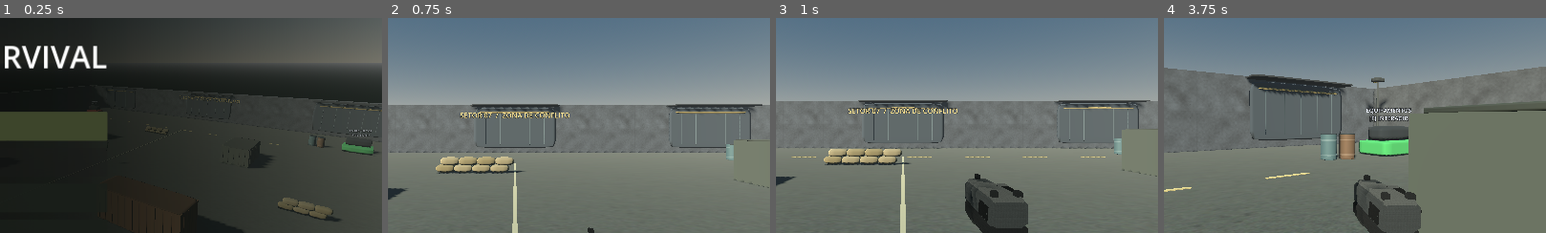
Above: before the commit, frames 1-4 (left to right).
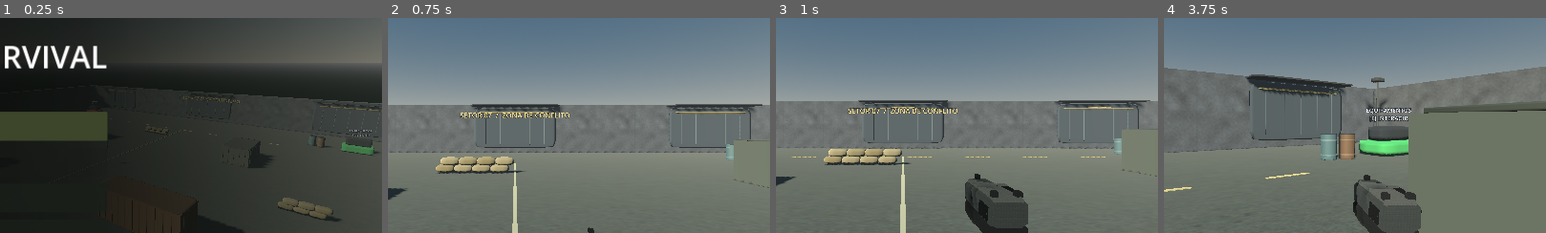
Above: after the commit, the same moments.

Repository: TPollTech/Frontline-Survival
Game: Godot game, scene res://scenes/main.tscn
Two runs of this game, one before a commit and one after it. Both use one fixed random seed, a clock stepped at 60 frames per second and the inputs below.
Inputs (mouse positions are % of the whole screen's width and height, from its top left):
- Up to frame 1 (0.25 s): no input
- Up to frame 2 (0.75 s): click "Novo jogo" at 0.5 s
- Up to frame 3 (1 s): no input
- Up to frame 4 (3.75 s): tap Enter at 1.25, 1.35 s; move the mouse to (55, 50) at 1.27 s; hold W from 1.28 s (still down); click (55, 50) at 1.42 s; tap Space at 1.52, 2.27 s; move the mouse to (45, 50) at 2.02 s; tap Keypad Enter at 2.1 s; move the mouse to (52, 48) at 2.77 s; tap F at 2.85 s; move the mouse to (49, 52) at 3.52 s; tap 1 at 3.6 s; click (49, 52) at 3.67 s
The pictures show only the part of the screen within x 33-83%, y 24-74%; the shares and areas given below are measured in that part.

The runs differ from the first frame. In frame 1, less than 0.1% of the frame differs, in the area x 25-98%, y 42-64%; in frame 2, less than 0.1%; in frame 3, less than 0.1%; in frame 4, 0.2%, in the area x 41-64%, y 56-65%.

Commit message:
feat(lod): extend independent world LOD to container corners, barrels and purchase stations

Diff:
--- a/scripts/main.gd
+++ b/scripts/main.gd
@@ -465,7 +465,7 @@
     return part
 
 func _add_container(at: Vector3, dimensions: Vector3, color: Color) -> void:
-    _add_box(at, dimensions, color)
+    var blocker := _add_box(at, dimensions, color) as StaticBody3D
     var dark := color.darkened(0.22)
     _add_box(at + Vector3(0, dimensions.y * 0.5 + 0.015, 0), Vector3(dimensions.x + 0.08, 0.05, dimensions.z + 0.08), dark, false)
     for i in range(int(dimensions.x / 0.48)):
@@ -475,9 +475,19 @@
     for i in range(int(dimensions.z / 0.48)):
         var z: float = at.z - dimensions.z * 0.5 + 0.24 + float(i) * 0.48
         _add_box(Vector3(at.x + dimensions.x * 0.5 + 0.026, at.y, z), Vector3(0.045, dimensions.y - 0.12, 0.038), dark, false)
+    var corners: Array[MeshInstance3D] = []
+    var corner_levels: Array = []
+    var corner_size := Vector3(0.08, dimensions.y + 0.05, 0.10)
     for side in [-1.0, 1.0]:
         var sx: float = side
-        _add_box(Vector3(at.x + sx * (dimensions.x * 0.5), at.y, at.z), Vector3(0.08, dimensions.y + 0.05, 0.10), dark, false)
+        var node := _add_box(Vector3(at.x + sx * (dimensions.x * 0.5), at.y, at.z), corner_size, dark, false)
+        var visual := node.get_child(0) as MeshInstance3D
+        var lods := ModelSurface.body_lods(corner_size,ModelSurface.Profile.MACHINED)
+        visual.mesh=lods[0]
+        corners.append(visual)
+        corner_levels.append(lods)
+    if not world_lod.register_assembly(corners,corner_levels,blocker,"structure","container_corners",blocker):
+        push_warning("Container corner LOD rejected; preserving original collision")
 
 func _add_sandbags(center: Vector3, count: int, levels: int) -> void:
     var color := Color(0.52, 0.48, 0.34)
@@ -504,10 +514,18 @@
         push_warning("Barricade LOD rejected; preserving base visual and collision")
 
 func _add_barrel(center: Vector3, color: Color) -> void:
-    _add_cylinder(center + Vector3(0, 0.53, 0), 0.34, 1.05, color)
-    _add_cylinder(center + Vector3(0, 0.83, 0), 0.35, 0.055, color.lightened(0.16))
-    _add_cylinder(center + Vector3(0, 0.20, 0), 0.35, 0.055, color.lightened(0.13))
-    _add_cylinder(center + Vector3(0, 1.07, 0), 0.34, 0.03, Color(0.13, 0.18, 0.19))
+    var parts: Array[MeshInstance3D] = [
+        _add_cylinder(center + Vector3(0, 0.53, 0), 0.34, 1.05, color),
+        _add_cylinder(center + Vector3(0, 0.83, 0), 0.35, 0.055, color.lightened(0.16)),
+        _add_cylinder(center + Vector3(0, 0.20, 0), 0.35, 0.055, color.lightened(0.13)),
+        _add_cylinder(center + Vector3(0, 1.07, 0), 0.34, 0.03, Color(0.13, 0.18, 0.19))]
+    var per_part: Array = []
+    for part in parts:
+        var lods := ModelSurface.cylinder_lods(part.mesh as CylinderMesh)
+        part.mesh=lods[0]
+        per_part.append(lods)
+    if not world_lod.register_assembly(parts,per_part,parts[0],"object","barrel"):
+        push_warning("Barrel LOD rejected; keeping decorative nonblocking policy")
 
 func _add_depot_decor() -> void:
     # Linhas de pista e faixas de seguranca no patio.
@@ -572,8 +590,16 @@
 
 func _add_shop(id: String, title: String, at: Vector3, color: Color) -> void:
     shops.append({"id":id,"name":title,"position":at})
-    _add_box(at + Vector3(0, 0.35, 0), Vector3(2.6, 0.7, 1.8), color, false)
-    _add_box(at + Vector3(0, 1.05, 0), Vector3(2.1, 0.7, 1.0), Color(0.12, 0.16, 0.18), false)
+    var base_size := Vector3(2.6,0.7,1.8)
+    var top_size := Vector3(2.1,0.7,1.0)
+    var base := _add_box(at + Vector3(0,0.35,0),base_size,color,false)
+    var top := _add_box(at + Vector3(0,1.05,0),top_size,Color(0.12,0.16,0.18),false)
+    var parts: Array[MeshInstance3D] = [base.get_child(0) as MeshInstance3D,top.get_child(0) as MeshInstance3D]
+    var per_part: Array = [ModelSurface.body_lods(base_size,ModelSurface.Profile.MACHINED),ModelSurface.body_lods(top_size,ModelSurface.Profile.MACHINED)]
+    for i in range(parts.size()):
+        parts[i].mesh=per_part[i][0]
+    if not world_lod.register_assembly(parts,per_part,base,"object","shop"):
+        push_warning("Shop LOD rejected; preserving interaction and nonblocking policy")
     var label := Label3D.new()
     label.text = title + "\n[F] INTERAGIR"
     label.font_size = 42
--- a/scripts/model_surface.gd
+++ b/scripts/model_surface.gd
@@ -89,3 +89,23 @@
         levels.append(mesh)
     explicit_cache[key] = levels
     return levels
+
+
+# Original CylinderMesh arrays at LOD0; lower tessellation of the same
+# canonical primitive parameters, preserving radius/height/caps and UVs.
+static var cylinder_cache: Dictionary = {}
+static func cylinder_lods(source: CylinderMesh) -> Array[ArrayMesh]:
+    var key := Vector4(source.top_radius,source.bottom_radius,source.height,float(source.radial_segments*100+source.rings))
+    if cylinder_cache.has(key):
+        return cylinder_cache[key]
+    var levels: Array[ArrayMesh] = []
+    for i in range(3):
+        var primitive: CylinderMesh = source if i==0 else source.duplicate()
+        if i>0:
+            primitive.radial_segments = [source.radial_segments,24,12][i]
+            primitive.rings = [source.rings,1,0][i]
+        var mesh := ArrayMesh.new()
+        mesh.add_surface_from_arrays(Mesh.PRIMITIVE_TRIANGLES,primitive.get_mesh_arrays())
+        levels.append(mesh)
+    cylinder_cache[key]=levels
+    return levels
--- a/scripts/world_lod.gd
+++ b/scripts/world_lod.gd
@@ -1,11 +1,14 @@
 extends RefCounted
-## Explicit LOD for static barricade assemblies. No physics changes on swap.
+## Explicit LOD for static world assemblies. No physics changes on swap.
 const Selector = preload("res://tools/asset_pipeline/runtime/lod_selector.gd")
 # Runtime subset of canonical parametric/lod.py BUDGETS["structure"].
 # CI checks these values against that source.
 const TRIANGLE_CAPS := [20000,8000,2000]
 const COLLIDER_CAP := 24
 const MATERIAL_CAP := 8
+const OBJECT_TRIANGLE_CAPS := [8000,2800,700]
+const OBJECT_COLLIDER_CAP := 8
+const OBJECT_MATERIAL_CAP := 4
 const STARTS: Array[float] = [0.0,12.0,30.0]
 const HYSTERESIS := 1.0
 const UPDATE_INTERVAL := 0.2
@@ -14,40 +17,66 @@
 var elapsed := UPDATE_INTERVAL
 
 func register_barricade(parts: Array[MeshInstance3D], levels: Array[ArrayMesh], blocker: StaticBody3D) -> bool:
-    if parts.is_empty() or parts.size() > MATERIAL_CAP or levels.size() != 3 or levels.has(null):
+    var per_part: Array = []
+    for part in parts:
+        per_part.append(levels)
+    return register_assembly(parts, per_part, blocker, "structure", "barricade", blocker)
+
+func register_assembly(parts: Array[MeshInstance3D], per_part: Array, anchor: Node3D, category: String, family: String, blocker: StaticBody3D = null) -> bool:
+    if category not in ["structure","object"] or not is_instance_valid(anchor) or not anchor.is_inside_tree():
         return false
-    if blocker == null or not blocker.is_inside_tree():
+    var caps: Array = TRIANGLE_CAPS if category=="structure" else OBJECT_TRIANGLE_CAPS
+    var material_cap: int = MATERIAL_CAP if category=="structure" else OBJECT_MATERIAL_CAP
+    var collider_cap: int = COLLIDER_CAP if category=="structure" else OBJECT_COLLIDER_CAP
+    if parts.is_empty() or parts.size()!=per_part.size() or parts.size()>material_cap:
         return false
-    var shapes := blocker.find_children("*","CollisionShape3D",true,false)
-    if shapes.size() != 1 or shapes.size() > COLLIDER_CAP:
-        return false
-    var collision: CollisionShape3D = shapes[0]
-    if not collision.shape is BoxShape3D or collision.disabled:
-        return false
-    var metrics: Array[int] = []
-    var previous := 2147483647
+    var collision: CollisionShape3D = null
+    if blocker!=null:
+        if not blocker.is_inside_tree():
+            return false
+        var shapes := blocker.find_children("*","CollisionShape3D",true,false)
+        if shapes.size()!=1 or shapes.size()>collider_cap:
+            return false
+        collision = shapes[0]
+        if not collision.shape is BoxShape3D or collision.disabled:
+            return false
+    var metrics: Array[int] = [0,0,0]
+    for k in range(parts.size()):
+        var part := parts[k]
+        var levels: Array = per_part[k]
+        if not is_instance_valid(part) or part.skin!=null or levels.size()!=3 or levels.has(null) or part.mesh!=levels[0]:
+            return false
+        if blocker==null:
+            var ancestor: Node = part
+            while ancestor!=null:
+                if ancestor is CollisionObject3D:
+                    return false
+                ancestor=ancestor.get_parent()
+        var previous := 2147483647
+        var ref: AABB = levels[0].get_aabb()
+        for i in range(3):
+            var mesh: ArrayMesh = levels[i]
+            if mesh.get_surface_count()!=1 or mesh.surface_get_primitive_type(0)!=Mesh.PRIMITIVE_TRIANGLES:
+                return false
+            var count := int(mesh.surface_get_array_index_len(0)/3)
+            if count<=0 or count>=previous:
+                return false
+            previous=count
+            metrics[i]+=count
+            var actual := mesh.get_aabb()
+            for axis in range(3):
+                var allowed := maxf(0.000001,ref.size[axis]*0.05)
+                if absf(ref.position[axis]-actual.position[axis])>allowed or absf(ref.end[axis]-actual.end[axis])>allowed:
+                    return false
     for i in range(3):
-        if levels[i].get_surface_count()!=1:
+        if metrics[i]>caps[i]:
             return false
-        var count := int(levels[i].surface_get_array_index_len(0) / 3) * parts.size()
-        if count <= 0 or count >= previous or count > TRIANGLE_CAPS[i]:
-            return false
-        previous = count
-        metrics.append(count)
-        var ref := levels[0].get_aabb()
-        var actual := levels[i].get_aabb()
-        for axis in range(3):
-            var allowed := maxf(0.000001, ref.size[axis] * 0.05)
-            if absf(ref.position[axis]-actual.position[axis]) > allowed or absf(ref.end[axis]-actual.end[axis]) > allowed:
-                return false
     var selector = Selector.new()
     if not selector.configure(STARTS,HYSTERESIS):
         return false
-    for part in parts:
-        if not is_instance_valid(part) or part.skin != null or part.mesh != levels[0]:
-            return false
-    entries.append({"parts":parts.duplicate(),"levels":levels.duplicate(),"blocker":blocker,
-        "shape":collision,"selector":selector,"triangles":metrics,"category":"structure"})
+    entries.append({"parts":parts.duplicate(),"part_levels":per_part.duplicate(),"levels":per_part[0],
+        "anchor":anchor,"blocker":blocker,"shape":collision,"selector":selector,"triangles":metrics,
+        "category":category,"family":family,"collision_policy":"existing_box" if blocker!=null else "nonblocking"})
     return true
 
 func tick(delta: float, camera: Camera3D) -> void:
@@ -63,27 +92,28 @@
     if not camera_position.is_finite():
         return
     for entry in entries:
-        var blocker: StaticBody3D = entry.blocker
-        if not is_instance_valid(blocker):
+        var anchor: Node3D = entry.anchor
+        if not is_instance_valid(anchor):
             continue
         var selector = entry.selector
         var before: int = selector.current
-        var index: int = selector.select(camera_position.distance_to(blocker.global_position))
+        var index: int = selector.select(camera_position.distance_to(anchor.global_position))
         if index < 0 or before == index:
             continue
         # Deliberately only modify visual mesh resources. Material override,
         # transforms, collider resource, body layer/mask remain untouched.
-        for part in entry.parts:
+        for k in range(entry.parts.size()):
+            var part: MeshInstance3D = entry.parts[k]
             if is_instance_valid(part):
-                part.mesh = entry.levels[index]
+                part.mesh = entry.part_levels[k][index]
 
 func snapshot() -> Array[Dictionary]:
     var rows: Array[Dictionary] = []
     for entry in entries:
-        if not is_instance_valid(entry.blocker):
+        if not is_instance_valid(entry.anchor):
             continue
-        rows.append({"category":entry.category,"path":str(entry.blocker.get_path()),
+        rows.append({"category":entry.category,"path":str(entry.anchor.get_path()),"family":entry.family,"collision_policy":entry.collision_policy,
             "level":entry.selector.current,"triangles_by_level":entry.triangles.duplicate(),
-            "material_slots":entry.parts.size(),"colliders":1,"collision_triangles":0,
+            "material_slots":entry.parts.size(),"colliders":1 if entry.blocker!=null else 0,"collision_triangles":0,
             "limits_provisional":true,"hardware_validated":false})
     return rows
--- a/tools/asset_pipeline/runtime/inventory_qa.gd
+++ b/tools/asset_pipeline/runtime/inventory_qa.gd
@@ -424,19 +424,27 @@
 func _registered_world_lods(game: Node3D, registry: Variant) -> Array[Dictionary]:
     var result: Array[Dictionary] = []
     for entry in registry.entries:
-        var blocker: StaticBody3D = entry.blocker
         var part_paths: Array[String] = []
         for part in entry.parts:
             part_paths.append(str(game.get_path_to(part)))
         var levels: Array[Dictionary] = []
-        for i in range(entry.levels.size()):
-            var mesh: ArrayMesh = entry.levels[i]
+        for i in range(3):
             var hashes: Array[String] = []
-            for j in range(mesh.get_surface_count()):
-                hashes.append(_buffer(mesh,j,mesh.surface_get_arrays(j),mesh.surface_get_primitive_type(j)))
-            levels.append({"index":i,"buffer_sha256":hashes,"assembly_triangles":entry.triangles[i]})
-        result.append({"sample":"map_briefing","category":entry.category,"blocker":str(game.get_path_to(blocker)),
-            "shape":str(game.get_path_to(entry.shape)),"parts":part_paths,"levels":levels,
+            var part_buffers: Array = []
+            for part_lods in entry.part_levels:
+                var mesh: ArrayMesh = part_lods[i]
+                var own: Array[String] = []
+                for j in range(mesh.get_surface_count()):
+                    var hash := _buffer(mesh,j,mesh.surface_get_arrays(j),mesh.surface_get_primitive_type(j))
+                    own.append(hash)
+                    if not hashes.has(hash):
+                        hashes.append(hash)
+                part_buffers.append(own)
+            levels.append({"index":i,"buffer_sha256":hashes,"part_buffers":part_buffers,"assembly_triangles":entry.triangles[i]})
+        result.append({"sample":"map_briefing","category":entry.category,"family":entry.family,
+            "anchor":str(game.get_path_to(entry.anchor)),"collision_policy":entry.collision_policy,
+            "blocker":str(game.get_path_to(entry.blocker)) if entry.blocker!=null else null,
+            "shape":str(game.get_path_to(entry.shape)) if entry.shape!=null else null,"parts":part_paths,"levels":levels,
             "starts_m":entry.selector.distances,"hysteresis_m":entry.selector.hysteresis,
             "active_index":entry.selector.current})
     return result
--- a/tools/asset_pipeline/runtime/world_lod_qa.gd
+++ b/tools/asset_pipeline/runtime/world_lod_qa.gd
@@ -29,28 +29,40 @@
     game.combat_hud_root.hide()
     var camera: Camera3D = p.camera
     camera.make_current()
-    if game.world_lod.entries.size()!=4:
-        fail("expected four existing barricades")
+    if game.world_lod.entries.size()!=19:
+        fail("expected 19 assemblies")
         return
     var transitions := [4.,12.,13.2,30.,31.2,30.,28.8,12.,10.8]
     var wanted := [0,0,1,1,2,2,1,1,0]
     var index := 0
+    var captured: Dictionary = {}
     for entry in game.world_lod.entries:
         var body: StaticBody3D = entry.blocker
         var shape: CollisionShape3D = entry.shape
-        var shape_id := shape.shape.get_instance_id()
-        var body_id := body.get_rid()
-        var size: Vector3 = shape.shape.size
-        var transform := shape.global_transform
-        var layer := body.collision_layer
-        var mask := body.collision_mask
+        var shape_id := shape.shape.get_instance_id() if shape!=null else 0
+        var body_id := body.get_rid() if body!=null else RID()
+        var size: Vector3 = shape.shape.size if shape!=null else Vector3.ZERO
+        var transform := shape.global_transform if shape!=null else Transform3D.IDENTITY
+        var layer := body.collision_layer if body!=null else 0
+        var mask := body.collision_mask if body!=null else 0
         var mats: Array[int] = []
         var transforms: Array[Transform3D] = []
         for part in entry.parts:
             mats.append(part.material_override.get_instance_id())
             transforms.append(part.global_transform)
         # Start each selector from the real initial state at near distance.
-        var center: Vector3 = body.global_position
+        var center: Vector3 = entry.anchor.global_position
+        var ray_extent := size.z*.5+.3 if body!=null else 0.5
+        await physics_frame
+        await physics_frame
+        var query := PhysicsRayQueryParameters3D.create(center+Vector3(0,0,ray_extent),center-Vector3(0,0,ray_extent),1)
+        var baseline := entry.anchor.get_world_3d().direct_space_state.intersect_ray(query)
+        if body!=null and (baseline.is_empty() or baseline.collider!=body):
+            fail("baseline blocker ray")
+            return
+        if body==null and not baseline.is_empty():
+            fail("unexpected decorative blocker")
+            return
         for step in range(transitions.size()):
             var dist: float = transitions[step]
             # Take the long direction along the map, camera at eye height.
@@ -66,26 +78,26 @@
             var triangles := 0
             for k in range(entry.parts.size()):
                 var part: MeshInstance3D = entry.parts[k]
-                if part.mesh!=entry.levels[level] or part.material_override.get_instance_id()!=mats[k] or part.global_transform!=transforms[k]:
+                if part.mesh!=entry.part_levels[k][level] or part.material_override.get_instance_id()!=mats[k] or part.global_transform!=transforms[k]:
                     fail("visual mismatch")
                     return
                 triangles+=int(part.mesh.surface_get_array_index_len(0)/3)
-            if triangles!=entry.triangles[level] or shape.shape.get_instance_id()!=shape_id or body.get_rid()!=body_id or shape.shape.size!=size or shape.global_transform!=transform or shape.disabled or body.collision_layer!=layer or body.collision_mask!=mask:
+            if triangles!=entry.triangles[level] or (body!=null and (shape.shape.get_instance_id()!=shape_id or body.get_rid()!=body_id or shape.shape.size!=size or shape.global_transform!=transform or shape.disabled or body.collision_layer!=layer or body.collision_mask!=mask)):
                 fail("collider or budget changed")
                 return
             await physics_frame
             await physics_frame
-            var query:=PhysicsRayQueryParameters3D.create(center+Vector3(0,0,2),center-Vector3(0,0,2),1)
-            var hit:=body.get_world_3d().direct_space_state.intersect_ray(query)
-            if hit.is_empty() or hit.collider!=body or absf(hit.position.z-center.z-size.z*.5)>.002:
+            var hit:=entry.anchor.get_world_3d().direct_space_state.intersect_ray(query)
+            if hit.is_empty()!=baseline.is_empty() or (not hit.is_empty() and (hit.collider!=baseline.collider or hit.position.distance_to(baseline.position)>.002)):
                 fail("actual blocker ray changed")
                 return
-            rows.append({"barricade":index,"distance_m":dist,"level":level,"triangles":triangles,"collider_size":[size.x,size.y,size.z],"hit_z":hit.position.z,"shape_id_unchanged":true})
-            if index==0 and step in [0,2,4]:
+            rows.append({"assembly":index,"family":entry.family,"category":entry.category,"distance_m":dist,"level":level,"triangles":triangles,"collider_size":[size.x,size.y,size.z],"hit_z":hit.position.z if not hit.is_empty() else null,"collision_policy":entry.collision_policy,"shape_id_unchanged":true})
+            if not captured.has(entry.family+str(level)) and step in [0,2,4]:
+                captured[entry.family+str(level)]=true
                 await process_frame
                 await RenderingServer.frame_post_draw
                 var image:=root.get_texture().get_image()
-                if image.is_empty() or image.save_png(output.path_join("barricade-lod"+str(level)+".png"))!=OK:
+                if image.is_empty() or image.save_png(output.path_join(entry.family+"-lod"+str(level)+".png"))!=OK:
                     fail("capture")
                     return
         index+=1
@@ -95,5 +107,5 @@
         return
     file.store_string(JSON.stringify({"checks":rows,"assemblies":game.world_lod.snapshot(),"hardware_validated":false}, "  "))
     file.close()
-    print("WORLD_LOD_PASS ",rows.size()," real map transitions/rays, 4 independent blockers")
+    print("WORLD_LOD_PASS ",rows.size()," real map transitions/rays, 8 independent blockers and 11 nonblocking assemblies")
     quit(0)
